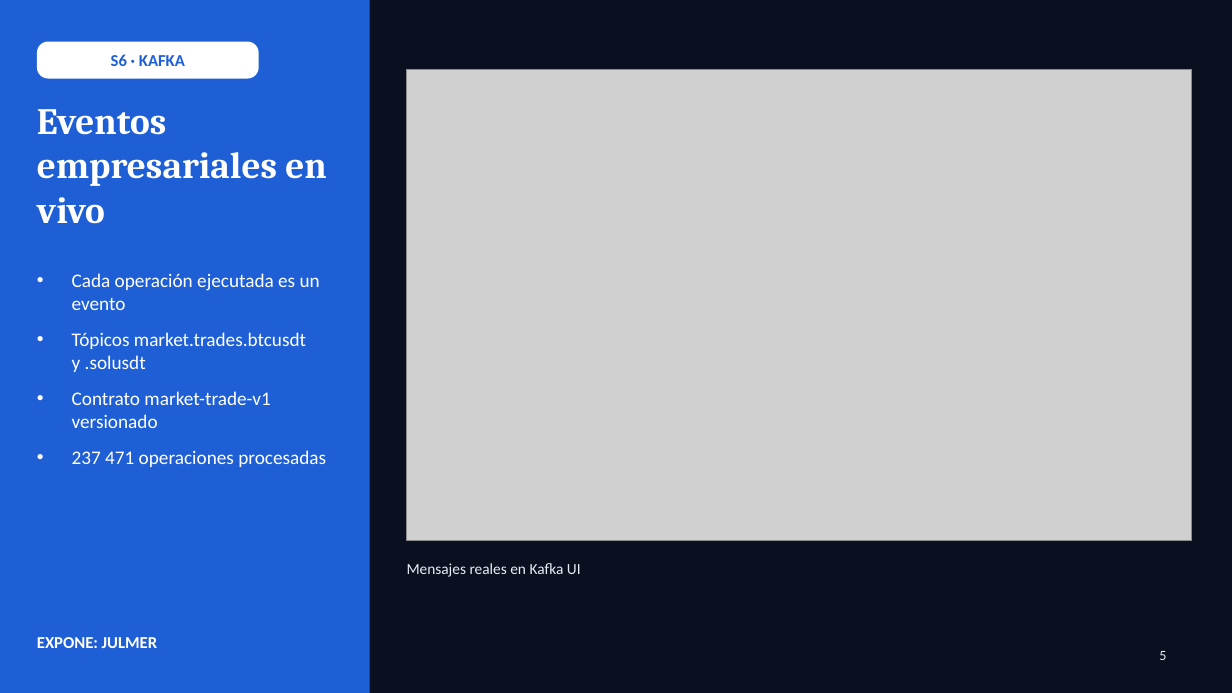
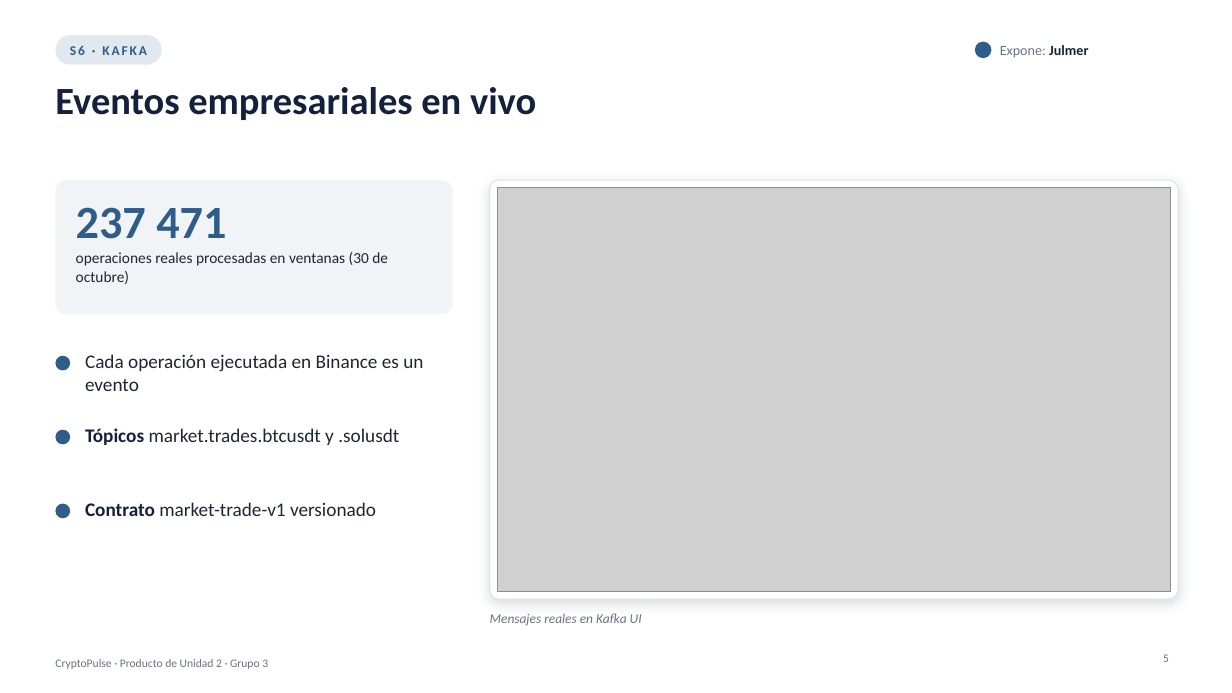
Before and after one commit to Milagros-hp/BigData-BTC-SOL, a slide deck: slide 5 of docs/presentacion/CryptoPulse_U2.pptx. Drawn at 1232x693 pixels with LibreOffice and Linux fonts; fonts in the diff are those of the drawing; grey boxes stand for pictures. Boxes give left, top, right and bottom in pixels: in the first picture for what was removed or moved away, otherwise in the second. Text is boxed around its words. In the diff, an @@ line names an element or a change of style, - is before the commit and + after.

```diff
--- a/docs/presentacion/CryptoPulse_U2.pptx
+++ b/docs/presentacion/CryptoPulse_U2.pptx
@@ background #0B1020 to #FFFFFF @@
@@ rectangle removed at (x1=0, y1=0, x2=370, y2=693) @@
@@ text "S6 · KAFKA" moved from (x1=37, y1=42, x2=259, y2=79) to (x1=70, y1=46, x2=147, y2=55) @@
@@ text "S6 · KAFKA" at (x1=70, y1=46, x2=147, y2=55): size 13 to 10.5 pt, text colour #1F5FD6 to #2F5D8A, letter spacing 0 to 1.5 pt; fill #FFFFFF to none @@
@@ rounded rectangle added at (x1=55, y1=35, x2=162, y2=65), fill #2F5D8A at 14% opacity @@
@@ ellipse added at (x1=975, y1=42, x2=992, y2=58), fill #2F5D8A @@
@@ text added at (x1=1000, y1=45, x2=1088, y2=57), 11 pt, text #6B7280 @@
+Expone: Julmer
@@ title "Eventos empresariales en vivo" moved from (x1=37, y1=109, x2=327, y2=224) to (x1=55, y1=87, x2=536, y2=120) @@
@@ title "Eventos empresariales en vivo" at (x1=55, y1=87, x2=536, y2=120): size 29 to 30 pt, font Cambria to Calibri, text colour #FFFFFF to #14213D @@
@@ rounded rectangle added at (x1=55, y1=180, x2=453, y2=314), fill #F1F3F7 @@
@@ text added at (x1=76, y1=207, x2=226, y2=239), 36 pt, text #2F5D8A, bold @@
+237 471
@@ rounded rectangle added at (x1=490, y1=180, x2=1178, y2=599), fill #FFFFFF, outline #DDE2EA 0.75 pt @@
@@ picture resized from (x1=407, y1=69, x2=1192, y2=541) to (x1=497, y1=188, x2=1171, y2=592) @@
@@ text added at (x1=76, y1=252, x2=388, y2=284), 12 pt, text #1F2633 @@
+operaciones reales procesadas en ventanas (30 de octubre)
@@ text removed at (x1=72, y1=273, x2=326, y2=467) @@
-• Cada operación ejecutada es un evento
-• Tópicos market.trades.btcusdt y .solusdt
-• Contrato market-trade-v1 versionado
-• 237 471 operaciones procesadas
@@ ellipse added at (x1=55, y1=356, x2=70, y2=371), fill #2F5D8A @@
@@ text added at (x1=85, y1=354, x2=423, y2=391), 15 pt, text #1F2633 @@
+Cada operación ejecutada en Binance es un evento
@@ ellipse added at (x1=55, y1=430, x2=70, y2=445), fill #2F5D8A @@
@@ text added at (x1=85, y1=428, x2=399, y2=445), 15 pt, text #1F2633 @@
+Tópicos market.trades.btcusdt y .solusdt
@@ ellipse added at (x1=55, y1=504, x2=70, y2=518), fill #2F5D8A @@
@@ text added at (x1=85, y1=502, x2=376, y2=516), 15 pt, text #1F2633 @@
+Contrato market-trade-v1 versionado
@@ text "Mensajes reales en Kafka UI" moved from (x1=407, y1=563, x2=581, y2=577) to (x1=490, y1=613, x2=642, y2=625) @@
@@ text "Mensajes reales en Kafka UI" at (x1=490, y1=613, x2=642, y2=625): size 12 to 10.5 pt, text colour #E8ECF8 to #6B7280, italic on @@
@@ text removed at (x1=37, y1=637, x2=157, y2=648) @@
-EXPONE: JULMER
@@ text added at (x1=55, y1=659, x2=268, y2=669), 9 pt, text #6B7280 @@
+CryptoPulse · Producto de Unidad 2 · Grupo 3
@@ page number at (x1=1163, y1=654, x2=1169, y2=662): size 11 to 9 pt, text colour #E8ECF8 to #6B7280; alignment left to right @@
```
Also in this commit, not shown: 20 other slides changed, 1 other file.
